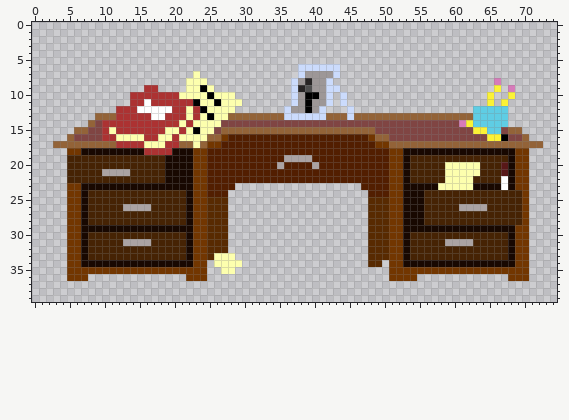
One commit to this pixel-art file: assets/objects/scene-1/desk.aseprite. Above, as it was before the edit.
75x40 pixels, 1 frame.
The same view after the edit:
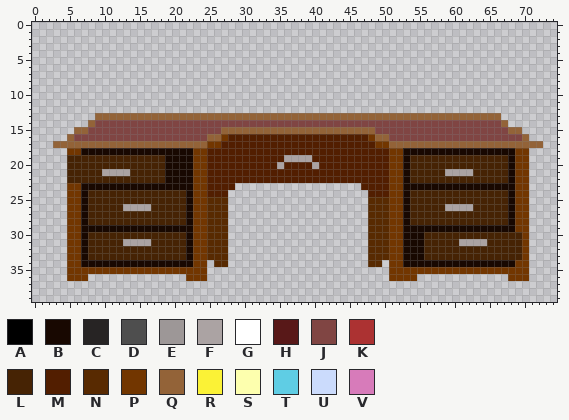
Palette (. is transparent): A #000000  B #180801  C #272424  D #4e4e4e  E #9d9797  F #aba3a3  G #ffffff  H #581818  J #804543  K #ac3232  L #462304  M #521e00  N #582a01  P #723600  Q #936338  R #fbf236  S #fdffae  T #5fcde4  U #cbdbfc  V #d77bba
Difference:
layer "Stuff" now hidden
Changed rows in their new state; - is an unchanged pixel.
first column x 10:
 6 ----------------------------......--------------------------
 7 -------------.--------------......--------------------------
 8 ------------...------------......-----------------------.---
 9 ------..----....-----------.......----------------------.-.-
10 ----...............--------......-.--------------------.--.-
11 ----................-------......-.--------------------.-.--
12 --.................-------......---.-----------------.....--
13 --QQQQQQQQQQQQQQQQ--------QQQQQQ---Q-----------------QQQQ.--
14 JJJJJJJJJJJJJJJJJ----------------------------------JJJJJJQ--
15 JJJJJJJJJJJJJJJJ-------------------------------------JJJJ---
16 JJJJJJJJJJJJJJJ----------------------------------------JJJ--
17 --QQQQQQQQQ--Q----------------------------------------------
18 ------BBBB--------------------------------------------------
20 -------------------------------------------------LLLLL---L--
21 -------------------------------------------------FFFFL---L--
22 -------------------------------------------------LLLL----L--
23 ------------------------------------------------BBBBB----B--
24 --------------------------------------------LL------------BP
25 --------------------------------------------LL------------BP
26 --------------------------------------------LL---FF--LL---BP
27 --------------------------------------------LL------------BP
28 --------------------------------------------LL------------BP
30 --------------------------------------------BB------------LL
31 --------------------------------------------BB---LL--FF---LL
32 --------------------------------------------BB------------LL
33 ----------------NN.-------------------------BB------------LL
34 ----------------NN..----------------------------------------
35 -----------------..-----------------------------------------
